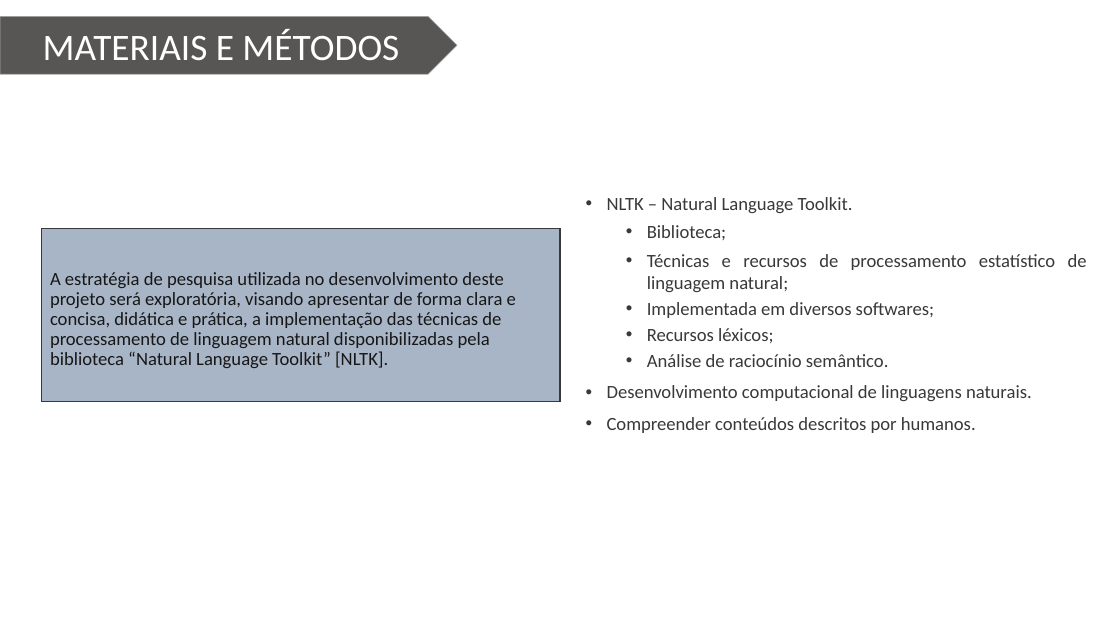
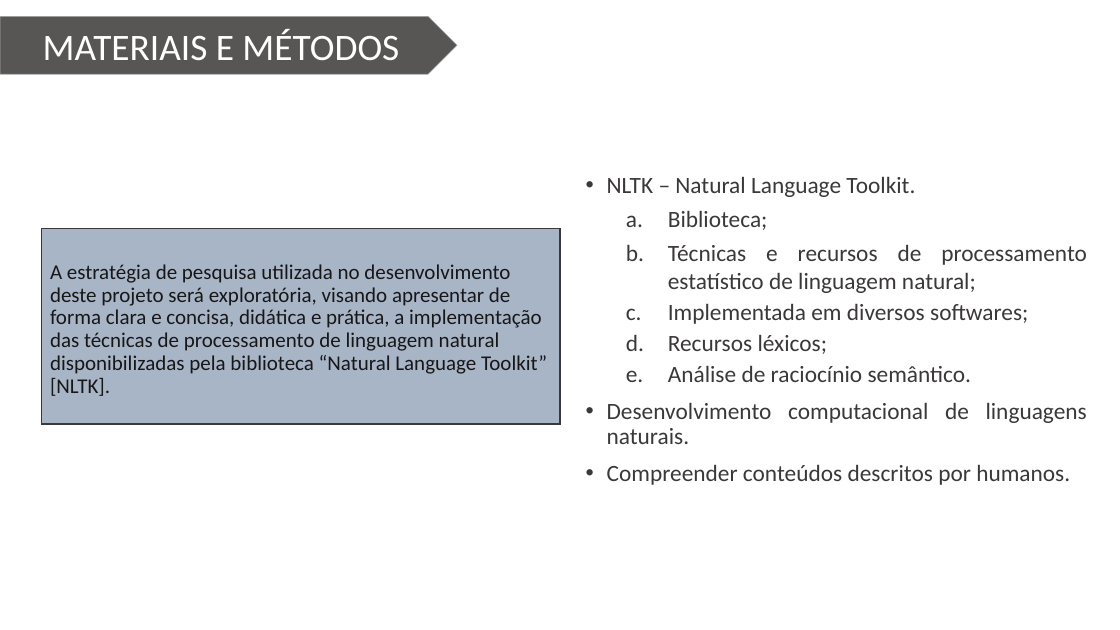
Before and after one commit to Wiryco/Natural-Language-Analysis-And-Processing, a slide deck: slide 4 of Apresentação/Apresentação TCC - Vinícius Andrade Lopes.pptx. Drawn at 1120x630 pixels with LibreOffice and Linux fonts; fonts in the diff are those of the drawing; background and template pictures are left out. Boxes give left, top, right and bottom in pixels: in the first picture for what was removed or moved away, otherwise in the second. Text is boxed around its words. In the diff, an @@ line names an element or a change of style, - is before the commit and + after.

```diff
--- a/Apresentação/Apresentação TCC - Vinícius Andrade Lopes.pptx
+++ b/Apresentação/Apresentação TCC - Vinícius Andrade Lopes.pptx
@@ text "NLTK – Natural Language Toolkit.": place and size @@
-text "NLTK – Natural Language Toolkit." at [607,197,1087,433]
+text "NLTK – Natural Language Toolkit." at [607,176,1087,485]
@@ text "NLTK – Natural Language Toolkit." at [607,176,1087,485]: size 16 to 20 pt; bullet • to a. @@
@@ rectangle "A estratégia de pesquisa utilizada ...": place and size @@
-rectangle "A estratégia de pesquisa utilizada ..." at [42,229,560,401]
+rectangle "A estratégia de pesquisa utilizada ..." at [42,229,560,423]
@@ rectangle "A estratégia de pesquisa utilizada ..." at [42,229,560,423]: size 16 to 18 pt @@
```
Also in this commit, not shown: 7 other slides changed, 1 slide added.
